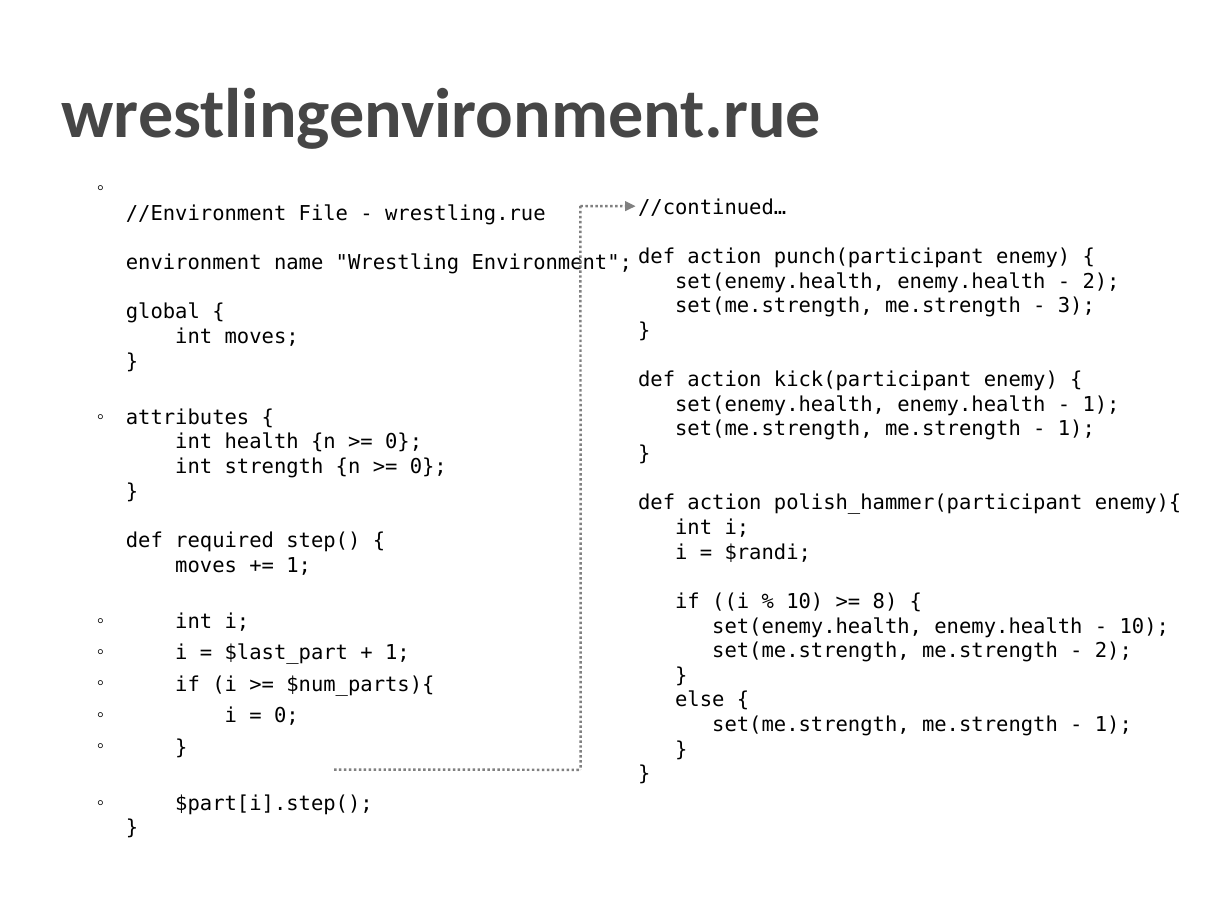
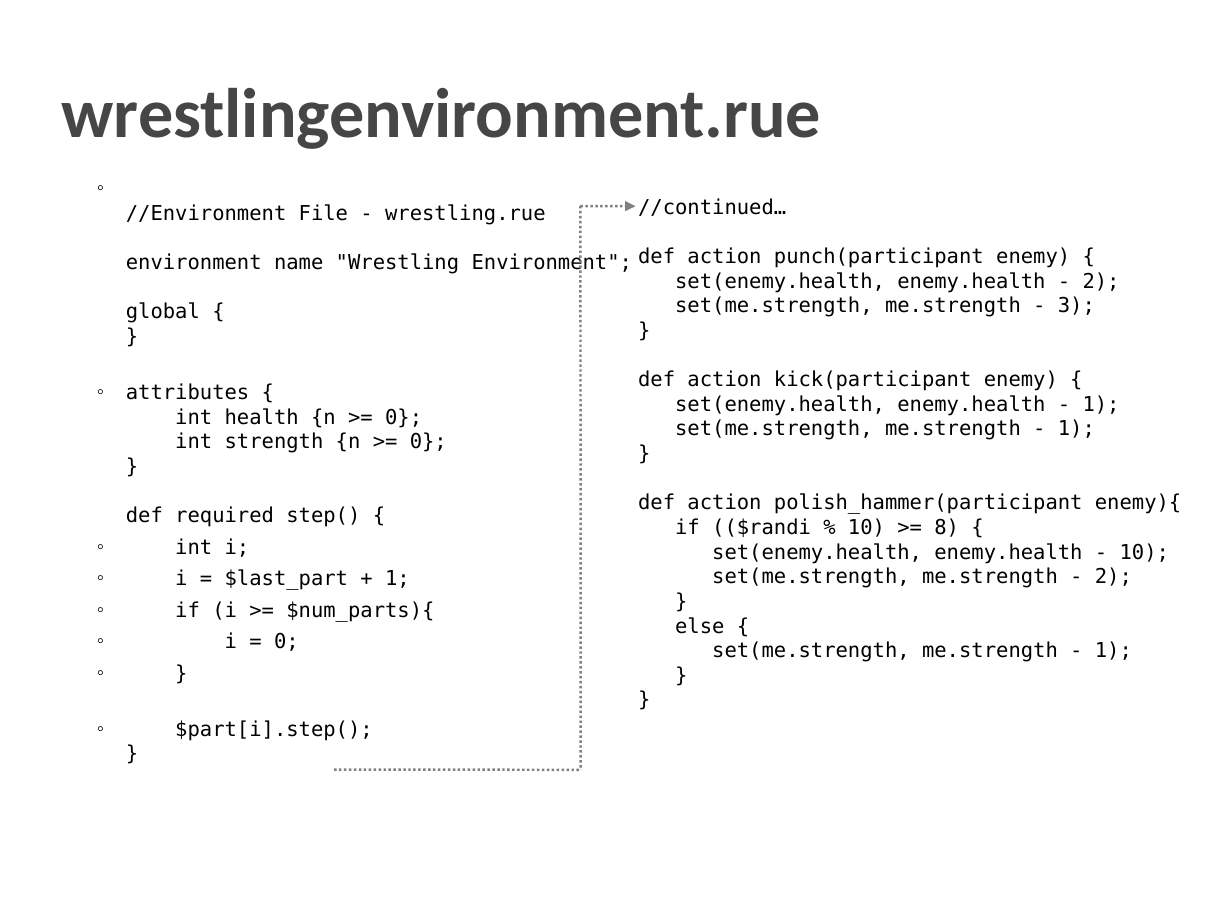
Before and after one commit to dcoli/plt4115, a slide deck: slide 4 of src/compiler/doc/rumble.odp. Drawn at 1232x924 pixels with LibreOffice and Linux fonts; fonts in the diff are those of the drawing. Boxes give left, top, right and bottom in pixels: in the first picture for what was removed or moved away, otherwise in the second. Text is boxed around its words. In the diff, an @@ line names an element or a change of style, - is before the commit and + after.

```diff
--- a/src/compiler/doc/rumble.odp
+++ b/src/compiler/doc/rumble.odp
@@ text at (126,204,632,527): text changed @@
-  ◦ //Environment File - wrestling.rue
-    environment name "Wrestling Environment";
-    global {
-    int moves;
-    }
-  ◦ attributes {
-    int health {n >= 0};
-    int strength {n >= 0};
-    }
-    def required step() {
-    moves += 1;
+  ◦ //Environment File - wrestling.rue
+    environment name "Wrestling Environment";
+    global {
+    }
+  ◦ attributes {
+    int health {n >= 0};
+    int strength {n >= 0};
+    }
+    def required step() {
@@ text at (638,247,1181,662): text changed @@
-def action punch(participant enemy) {
-set(enemy.health, enemy.health - 2);
-set(me.strength, me.strength - 3);
-}
-def action kick(participant enemy) {
-set(enemy.health, enemy.health - 1);
-set(me.strength, me.strength - 1);
-}
-def action polish_hammer(participant enemy){
-int i;
-i = $randi;
-if ((i % 10) >= 8) {
-set(enemy.health, enemy.health - 10);
-set(me.strength, me.strength - 2);
-}
-else {
-set(me.strength, me.strength - 1);
-}
-}
+def action punch(participant enemy) {
+set(enemy.health, enemy.health - 2);
+set(me.strength, me.strength - 3);
+}
+def action kick(participant enemy) {
+set(enemy.health, enemy.health - 1);
+set(me.strength, me.strength - 1);
+}
+def action polish_hammer(participant enemy){
+if (($randi % 10) >= 8) {
+set(enemy.health, enemy.health - 10);
+set(me.strength, me.strength - 2);
+}
+else {
+set(me.strength, me.strength - 1);
+}
+}
```
Also in this commit, not shown: 3 other slides changed, 1 slide added, 1 slide removed, 1 other file.
